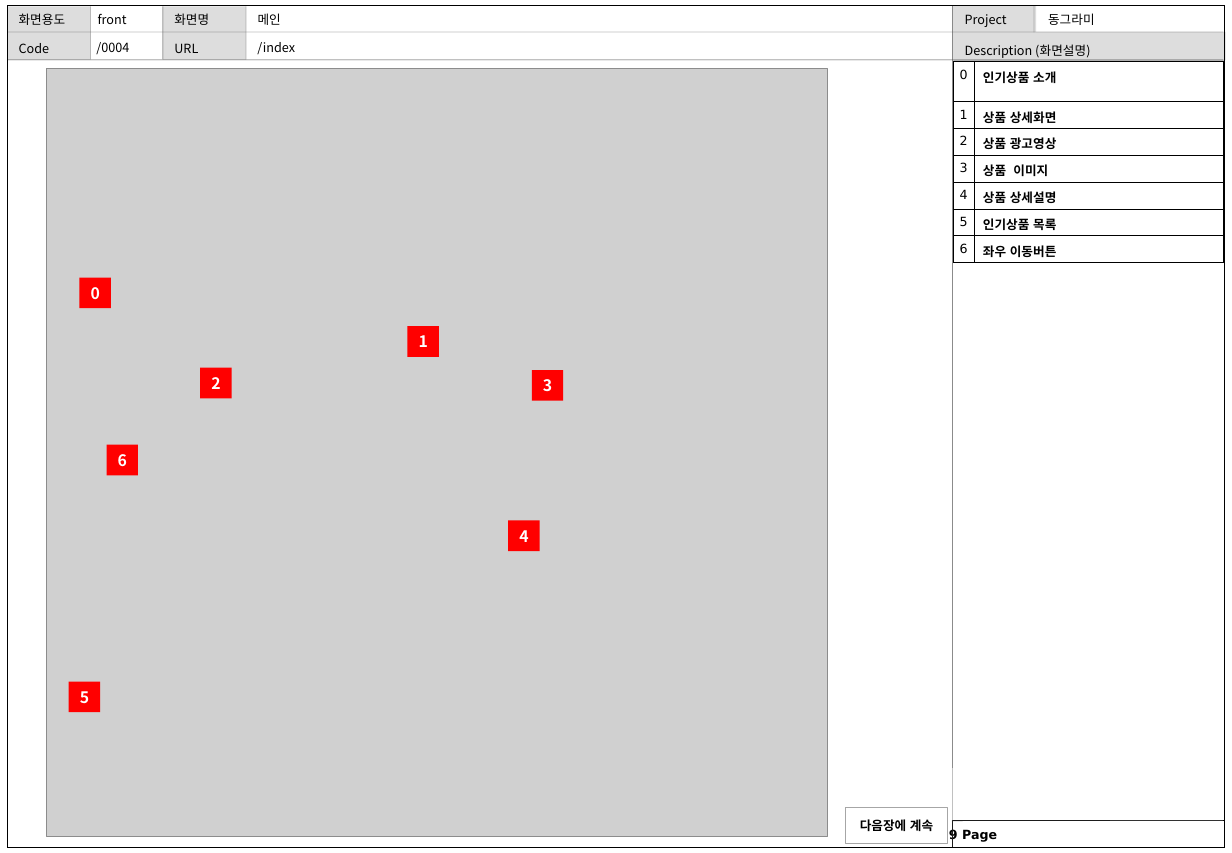
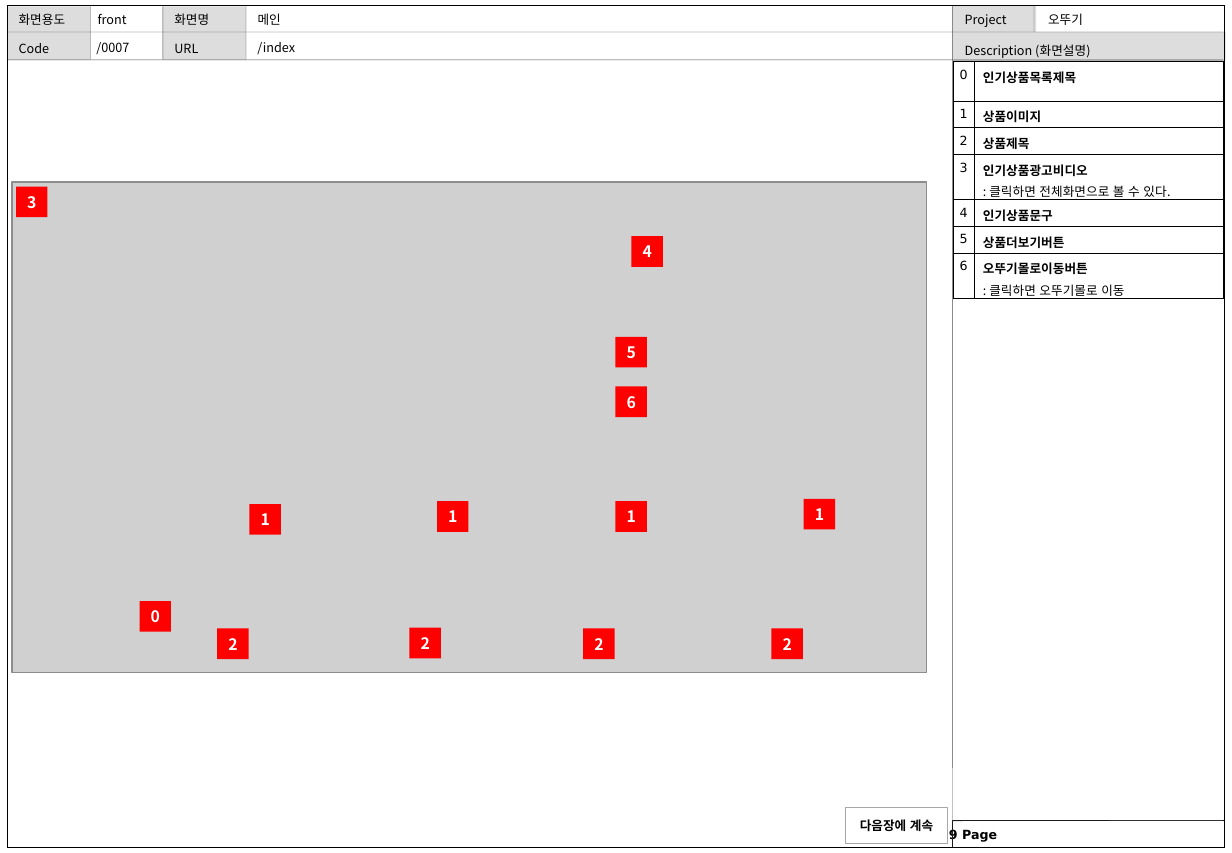
Before and after one commit to grapePrince/gotttugi, a slide deck: slide 9 of design/presentation/스토리보드.ppt. Drawn at 1232x853 pixels with LibreOffice and Linux fonts; fonts in the diff are those of the drawing; grey boxes stand for pictures. Boxes give left, top, right and bottom in pixels: in the first picture for what was removed or moved away, otherwise in the second. Text is boxed around its words. In the diff, an @@ line names an element or a change of style, - is before the commit and + after.

```diff
--- a/design/presentation/스토리보드.ppt
+++ b/design/presentation/스토리보드.ppt
@@ text at [1048, 13, 1083, 25]: text changed @@
-동그라미
+오뚜기
@@ text at [96, 42, 129, 54]: text changed @@
-/0004
+/0007
@@ table removed at [954, 61, 1223, 263], 7 rows, 2 columns @@
-0 | 인기상품 소개
-1 | 상품 상세화면
-2 | 상품 광고영상
-3 | 상품 이미지
-4 | 상품 상세설명
-5 | 인기상품 목록
-6 | 좌우 이동버튼
@@ table added at [954, 61, 1223, 303], 7 rows, 2 columns @@
+0 | 인기상품목록제목
+1 | 상품이미지
+2 | 상품제목
+3 | 인기상품광고비디오 / : 클릭하면 전체화면으로 볼 수 있다.
+4 | 인기상품문구
+5 | 상품더보기버튼
+6 | 오뚜기몰로이동버튼 / : 클릭하면 오뚜기몰로 이동
@@ picture: place and size @@
-picture at [47, 68, 827, 835]
+picture at [13, 182, 926, 672]
@@ rectangle "3": place and size @@
-rectangle "3" at [532, 369, 564, 400]
+rectangle "3" at [16, 186, 48, 217]
@@ rectangle "4": place and size @@
-rectangle "4" at [508, 521, 540, 551]
+rectangle "4" at [631, 236, 663, 267]
@@ rectangle "5": place and size @@
-rectangle "5" at [68, 681, 100, 711]
+rectangle "5" at [615, 336, 647, 367]
@@ rectangle "6": place and size @@
-rectangle "6" at [107, 444, 139, 475]
+rectangle "6" at [615, 386, 647, 417]
@@ rectangle added at [249, 503, 281, 534], fill #FF0000, 10 pt, text #FFFFFF, bold @@
+1
@@ rectangle "1": place and size @@
-rectangle "1" at [407, 326, 439, 357]
+rectangle "1" at [436, 501, 468, 532]
@@ rectangle added at [615, 501, 647, 532], fill #FF0000, 10 pt, text #FFFFFF, bold @@
+1
@@ rectangle added at [804, 499, 835, 530], fill #FF0000, 10 pt, text #FFFFFF, bold @@
+1
@@ rectangle "0": place and size @@
-rectangle "0" at [80, 277, 111, 308]
+rectangle "0" at [140, 600, 172, 631]
@@ rectangle "2": place and size @@
-rectangle "2" at [200, 367, 232, 398]
+rectangle "2" at [217, 629, 249, 659]
@@ rectangle added at [409, 627, 441, 658], fill #FF0000, 10 pt, text #FFFFFF, bold @@
+2
@@ rectangle added at [583, 629, 615, 659], fill #FF0000, 10 pt, text #FFFFFF, bold @@
+2
@@ rectangle added at [771, 629, 802, 659], fill #FF0000, 10 pt, text #FFFFFF, bold @@
+2
```
Also in this commit, not shown: 1 other slide changed, 10 slides added, 7 slides removed, 15 other files.
